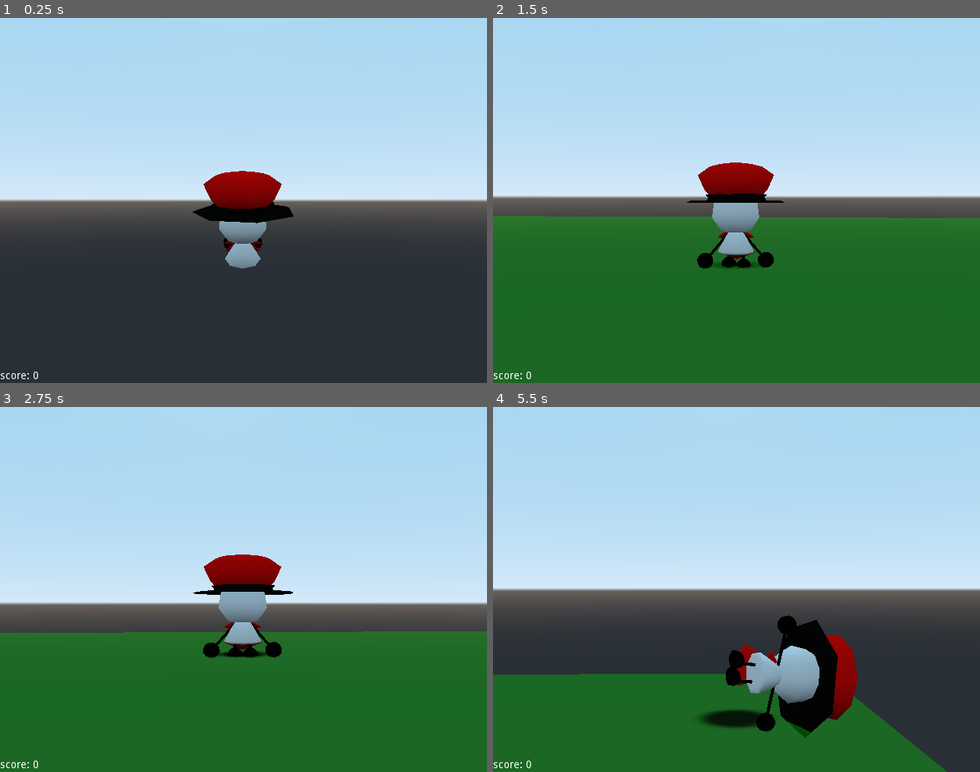
Above: before the commit, frames 1-4 (two rows, left to right).
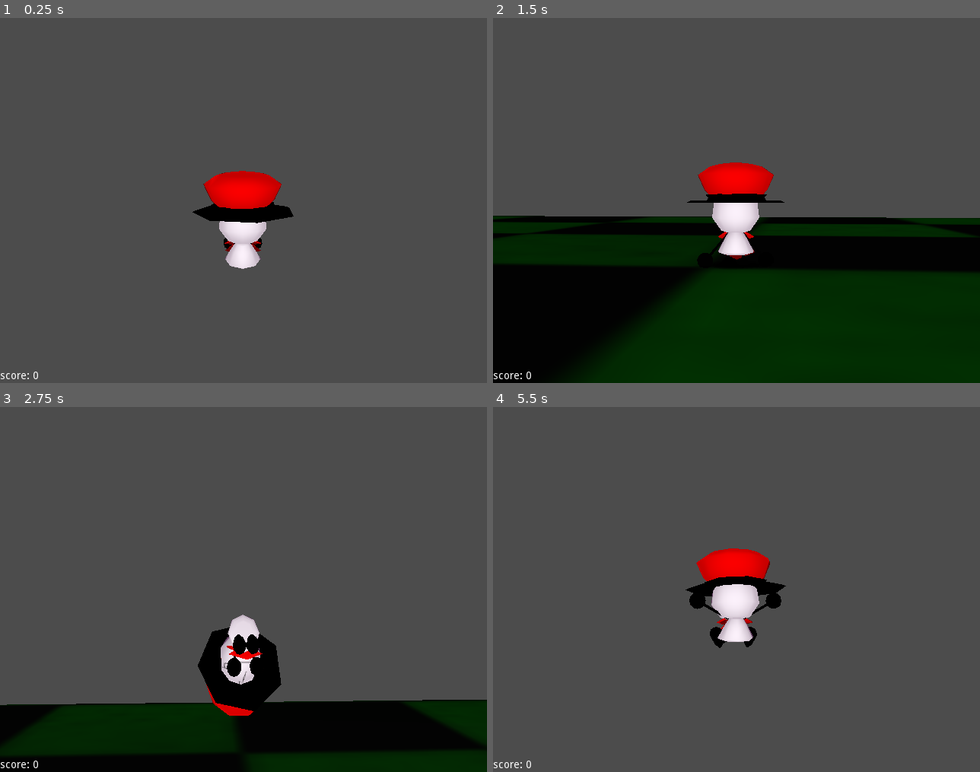
Above: after the commit, the same moments.

Repository: souperthe/Souper123-Adventure-Into-3D-LEGACY
Game: Godot game, scene res://assets/scenes/test.tscn
Same seed, same stepped clock (60 frames per second), same inputs: the game is played once before the commit and once after it.
Inputs (mouse positions are in pixels of both pictures, inside the frame that each line leads up to):
- Up to frame 1 (0.25 s): no input
- Up to frame 2 (1.5 s): move the mouse to (760, 200) at 0.52 s; press the mouse at (760, 200) at 0.53 s; hold W (player_up) from 0.53 s (still down); tap Space (player_jump) at 0.77 s; move the mouse to (712, 200) at 1.27 s; release the mouse at (712, 200) at 1.28 s; right-click (712, 200) at 1.35 s
- Up to frame 3 (2.75 s): keep holding W (player_up); tap Space (player_jump) at 1.52 s; move the mouse to (253, 582) at 2.02 s; hold Shift (player_run) from 2.03 s (still down)
- Up to frame 4 (5.5 s): keep holding W (player_up); move the mouse to (731, 596) at 2.77 s; release Shift (player_run) at 2.78 s; click (731, 596) at 2.85 s; tap Space (player_jump) at 3.02, 3.77, 4.52 s; move the mouse to (775, 593) at 3.52 s; hold Right mouse button (player_action2) 3.53-4.28 s; move the mouse to (697, 585) at 4.27 s; tap Shift (player_run) at 4.35 s; move the mouse to (741, 589) at 5.02 s; press the mouse at (741, 589) at 5.03 s

The runs differ from the first frame. In frame 1, 91% of the frame differs, in the area x 0-100%, y 0-100%; in frame 2, 95%; in frame 3, 93%; in frame 4, 92%.

Commit message:
sdasda

Diff:
--- /dev/null
+++ b/3d game/assets/misc/DirectionalLight.tscn
@@ -0,0 +1,14 @@
+[gd_scene load_steps=2 format=2]
+
+[ext_resource path="res://assets/scripts/DirectionalLight.gd" type="Script" id=1]
+
+[node name="lighting" type="DirectionalLight"]
+transform = Transform( 0.524194, -0.536217, 0.661583, 0, 0.776871, 0.62966, -0.851599, -0.330064, 0.407231, 4.40183, 2.79045, 2.57139 )
+sorting_use_aabb_center = false
+light_energy = 0.822
+light_indirect_energy = 1.511
+light_specular = 0.0
+light_bake_mode = 0
+directional_shadow_mode = 0
+directional_shadow_max_distance = 0.0
+script = ExtResource( 1 )
--- a/3d game/assets/misc/debugtext.tres
+++ b/3d game/assets/misc/debugtext.tres
@@ -1,11 +1,13 @@
-[gd_resource type="SpatialMaterial" format=2]
+[gd_resource type="SpatialMaterial" load_steps=2 format=2]
+
+[ext_resource path="res://assets/images/checkerfloor.png" type="Texture" id=1]
 
 [resource]
-flags_transparent = true
 flags_vertex_lighting = true
 flags_albedo_tex_force_srgb = true
 vertex_color_use_as_albedo = true
 vertex_color_is_srgb = true
-albedo_color = Color( 0, 1, 0, 0.352941 )
+albedo_color = Color( 0, 1, 0, 1 )
+albedo_texture = ExtResource( 1 )
 uv1_triplanar = true
 uv2_triplanar = true
--- /dev/null
+++ b/3d game/assets/misc/world_env.tres
@@ -0,0 +1,15 @@
+[gd_resource type="Environment" format=2]
+
+[resource]
+background_mode = 4
+background_color = Color( 1, 1, 1, 0.960784 )
+background_energy = 0.0
+ambient_light_color = Color( 1, 0.67451, 0.988235, 1 )
+ambient_light_energy = 0.15
+fog_enabled = true
+fog_color = Color( 0, 0, 0, 0.960784 )
+fog_sun_color = Color( 1, 1, 1, 1 )
+fog_depth_begin = 13.0
+fog_depth_end = 500.0
+dof_blur_near_distance = 10.37
+adjustment_enabled = true
--- a/3d game/assets/objects/collide_block.tscn
+++ b/3d game/assets/objects/collide_block.tscn
@@ -11,6 +11,7 @@
 script = ExtResource( 1 )
 
 [node name="CSGBox" type="CSGBox" parent="."]
+use_in_baked_light = true
 width = 2.01
 height = 2.01
 depth = 2.01
--- a/3d game/assets/objects/soupermodel.tscn
+++ b/3d game/assets/objects/soupermodel.tscn
@@ -11,6 +11,7 @@
 [ext_resource path="res://assets/images/souper the texture.png" type="Texture" id=9]
 [ext_resource path="res://assets/scripts/soupermodel.gd" type="Script" id=10]
 [ext_resource path="res://assets/sound/sfx_swoosh.wav" type="AudioStream" id=11]
+[ext_resource path="res://assets/sound/sfx_machready.wav" type="AudioStream" id=12]
 
 [sub_resource type="ArrayMesh" id=16]
 resource_name = "Cylinder.004"
@@ -275,6 +276,18 @@
 "update": 0,
 "values": [ Vector3( -0.00871682, 0.272707, -0.141919 ) ]
 }
+tracks/1/type = "value"
+tracks/1/path = NodePath("../yea:playing")
+tracks/1/interp = 1
+tracks/1/loop_wrap = true
+tracks/1/imported = false
+tracks/1/enabled = true
+tracks/1/keys = {
+"times": PoolRealArray( 0 ),
+"transitions": PoolRealArray( 1 ),
+"update": 0,
+"values": [ false ]
+}
 
 [sub_resource type="Animation" id=33]
 resource_name = "actual jump"
@@ -882,6 +895,334 @@
 "transitions": PoolRealArray( 0.435275, 0.435275 ),
 "update": 0,
 "values": [ Vector3( 1, 1, 1 ), Vector3( 1, 1, 1 ) ]
+}
+
+[sub_resource type="Animation" id=41]
+resource_name = "groundpoundprep"
+length = 4.0
+tracks/0/type = "value"
+tracks/0/path = NodePath("torso/tie:translation")
+tracks/0/interp = 1
+tracks/0/loop_wrap = true
+tracks/0/imported = false
+tracks/0/enabled = true
+tracks/0/keys = {
+"times": PoolRealArray( 0, 2, 3, 4 ),
+"transitions": PoolRealArray( 1, 0.233259, 1, 1 ),
+"update": 0,
+"values": [ Vector3( -0.00871682, 0.272707, -0.141919 ), Vector3( -0.00871682, 0.272707, -0.141919 ), Vector3( -0.00871682, 0.272707, -0.141919 ), Vector3( -0.00871682, 0.272707, -0.141919 ) ]
+}
+tracks/1/type = "value"
+tracks/1/path = NodePath("torso/tie:rotation_degrees")
+tracks/1/interp = 1
+tracks/1/loop_wrap = true
+tracks/1/imported = false
+tracks/1/enabled = true
+tracks/1/keys = {
+"times": PoolRealArray( 0, 2, 3, 4 ),
+"transitions": PoolRealArray( 1, 0.233259, 1, 1 ),
+"update": 0,
+"values": [ Vector3( 0, 0, 0 ), Vector3( 0, 0, 0 ), Vector3( 15, 0, 0 ), Vector3( 15, 0, 0 ) ]
+}
+tracks/2/type = "value"
+tracks/2/path = NodePath("torso/tie:scale")
+tracks/2/interp = 1
+tracks/2/loop_wrap = true
+tracks/2/imported = false
+tracks/2/enabled = true
+tracks/2/keys = {
+"times": PoolRealArray( 0, 2, 3, 4 ),
+"transitions": PoolRealArray( 1, 0.233259, 1, 1 ),
+"update": 0,
+"values": [ Vector3( 1, 1, 1 ), Vector3( 1, 1, 1 ), Vector3( 1, 1, 1 ), Vector3( 1, 1, 1 ) ]
+}
+tracks/3/type = "value"
+tracks/3/path = NodePath("torso:translation")
+tracks/3/interp = 1
+tracks/3/loop_wrap = true
+tracks/3/imported = false
+tracks/3/enabled = true
+tracks/3/keys = {
+"times": PoolRealArray( 0, 2, 3, 4 ),
+"transitions": PoolRealArray( 1, 0.233259, 1, 1 ),
+"update": 0,
+"values": [ Vector3( 0, 0.5, 0 ), Vector3( 0, 0.5, 0 ), Vector3( 0, 0.5, 0 ), Vector3( 0, 0.5, 0 ) ]
+}
+tracks/4/type = "value"
+tracks/4/path = NodePath("torso:rotation_degrees")
+tracks/4/interp = 1
+tracks/4/loop_wrap = true
+tracks/4/imported = false
+tracks/4/enabled = true
+tracks/4/keys = {
+"times": PoolRealArray( 0, 0.6, 1.1, 1.5, 1.6, 2, 3, 4 ),
+"transitions": PoolRealArray( 1, 1, 1, 1000, 1, 0.233259, 1, 1 ),
+"update": 0,
+"values": [ Vector3( 0, 0, 0 ), Vector3( -90, 0, 0 ), Vector3( -180, 0, 0 ), Vector3( -270, 0, 0 ), Vector3( 90, 0, 0 ), Vector3( 0, 0, 0 ), Vector3( 15, 0, 0 ), Vector3( 15, 0, 0 ) ]
+}
+tracks/5/type = "value"
+tracks/5/path = NodePath("torso:scale")
+tracks/5/interp = 1
+tracks/5/loop_wrap = true
+tracks/5/imported = false
+tracks/5/enabled = true
+tracks/5/keys = {
+"times": PoolRealArray( 0, 2, 3, 4 ),
+"transitions": PoolRealArray( 1, 0.233259, 1, 1 ),
+"update": 0,
+"values": [ Vector3( 1, 1, 1 ), Vector3( 1, 1, 1 ), Vector3( 1, 1, 1 ), Vector3( 1, 1, 1 ) ]
+}
+tracks/6/type = "value"
+tracks/6/path = NodePath("torso/head:translation")
+tracks/6/interp = 1
+tracks/6/loop_wrap = true
+tracks/6/imported = false
+tracks/6/enabled = true
+tracks/6/keys = {
+"times": PoolRealArray( 0, 2, 3, 4 ),
+"transitions": PoolRealArray( 1, 0.233259, 1, 1 ),
+"update": 0,
+"values": [ Vector3( 0, 0.332315, 0 ), Vector3( 0, 0.332315, 0 ), Vector3( 0, 0.332315, 0 ), Vector3( 0, 0.332315, 0 ) ]
+}
+tracks/7/type = "value"
+tracks/7/path = NodePath("torso/head:rotation_degrees")
+tracks/7/interp = 1
+tracks/7/loop_wrap = true
+tracks/7/imported = false
+tracks/7/enabled = true
+tracks/7/keys = {
+"times": PoolRealArray( 0, 2, 3, 4 ),
+"transitions": PoolRealArray( 1, 0.233259, 1, 1 ),
+"update": 0,
+"values": [ Vector3( -15, 0, 0 ), Vector3( -15, 0, 0 ), Vector3( -15, 0, 0 ), Vector3( -15, 0, 0 ) ]
+}
+tracks/8/type = "value"
+tracks/8/path = NodePath("torso/head:scale")
+tracks/8/interp = 1
+tracks/8/loop_wrap = true
+tracks/8/imported = false
+tracks/8/enabled = true
+tracks/8/keys = {
+"times": PoolRealArray( 0, 2, 3, 4 ),
+"transitions": PoolRealArray( 1, 0.233259, 1, 1 ),
+"update": 0,
+"values": [ Vector3( 1, 1, 1 ), Vector3( 1, 1, 1 ), Vector3( 1, 1, 1 ), Vector3( 1, 1, 1 ) ]
+}
+tracks/9/type = "value"
+tracks/9/path = NodePath("torso/leftleg:translation")
+tracks/9/interp = 1
+tracks/9/loop_wrap = true
+tracks/9/imported = false
+tracks/9/enabled = true
+tracks/9/keys = {
+"times": PoolRealArray( 0, 2, 3, 4 ),
+"transitions": PoolRealArray( 1, 0.233259, 1, 1 ),
+"update": 0,
+"values": [ Vector3( 0.224, -0.1, -0.5 ), Vector3( 0.224, -0.1, -0.5 ), Vector3( 0.224, -0.3, -0.5 ), Vector3( 0.224, -0.3, -0.5 ) ]
+}
+tracks/10/type = "value"
+tracks/10/path = NodePath("torso/leftleg:rotation_degrees")
+tracks/10/interp = 1
+tracks/10/loop_wrap = true
+tracks/10/imported = false
+tracks/10/enabled = true
+tracks/10/keys = {
+"times": PoolRealArray( 0, 2, 3, 4 ),
+"transitions": PoolRealArray( 1, 0.233259, 1, 1 ),
+"update": 0,
+"values": [ Vector3( -30, 0, 0 ), Vector3( -30, 0, 0 ), Vector3( 90, -0.3, 30 ), Vector3( 90, -0.3, 30 ) ]
+}
+tracks/11/type = "value"
+tracks/11/path = NodePath("torso/leftleg:scale")
+tracks/11/interp = 1
+tracks/11/loop_wrap = true
+tracks/11/imported = false
+tracks/11/enabled = true
+tracks/11/keys = {
+"times": PoolRealArray( 0, 2, 3, 4 ),
+"transitions": PoolRealArray( 1, 0.233259, 1, 1 ),
+"update": 0,
+"values": [ Vector3( 1, 1, 1 ), Vector3( 1, 1, 1 ), Vector3( 1, 1, 1 ), Vector3( 1, 1, 1 ) ]
+}
+tracks/12/type = "value"
+tracks/12/path = NodePath("torso/rightleg:translation")
+tracks/12/interp = 1
+tracks/12/loop_wrap = true
+tracks/12/imported = false
+tracks/12/enabled = true
+tracks/12/keys = {
+"times": PoolRealArray( 0, 2, 3, 4 ),
+"transitions": PoolRealArray( 1, 0.233259, 1, 1 ),
+"update": 0,
+"values": [ Vector3( -0.221, -0.1, -0.5 ), Vector3( -0.221, -0.1, -0.5 ), Vector3( -0.221, -0.3, -0.5 ), Vector3( -0.221, -0.3, -0.5 ) ]
+}
+tracks/13/type = "value"
+tracks/13/path = NodePath("torso/rightleg:rotation_degrees")
+tracks/13/interp = 1
+tracks/13/loop_wrap = true
+tracks/13/imported = false
+tracks/13/enabled = true
+tracks/13/keys = {
+"times": PoolRealArray( 0, 2, 3, 4 ),
+"transitions": PoolRealArray( 1, 0.233259, 1, 1 ),
+"update": 0,
+"values": [ Vector3( -30, 0, 0 ), Vector3( -30, 0, 0 ), Vector3( 90, 0, -30 ), Vector3( 90, 0, -30 ) ]
+}
+tracks/14/type = "value"
+tracks/14/path = NodePath("torso/rightleg:scale")
+tracks/14/interp = 1
+tracks/14/loop_wrap = true
+tracks/14/imported = false
+tracks/14/enabled = true
+tracks/14/keys = {
+"times": PoolRealArray( 0, 2, 3, 4 ),
+"transitions": PoolRealArray( 1, 0.233259, 1, 1 ),
+"update": 0,
+"values": [ Vector3( 1, 1, 1 ), Vector3( 1, 1, 1 ), Vector3( 1, 1, 1 ), Vector3( 1, 1, 1 ) ]
+}
+tracks/15/type = "value"
+tracks/15/path = NodePath("torso/leftarm:transform")
+tracks/15/interp = 1
+tracks/15/loop_wrap = true
+tracks/15/imported = false
+tracks/15/enabled = true
+tracks/15/keys = {
+"times": PoolRealArray( 0, 2, 3, 4 ),
+"transitions": PoolRealArray( 1, 0.233259, 1, 1 ),
+"update": 0,
+"values": [ Transform( 0.150384, 0.0868241, 0.984808, -0.5, 0.866025, 0, -0.852869, -0.492404, 0.173648, 0.2, 0.283246, 0 ), Transform( 0.150384, 0.0868241, 0.984808, -0.5, 0.866025, 0, -0.852869, -0.492404, 0.173648, 0.2, 0.283246, 0 ), Transform( 0.150384, 0.0868241, 0.984808, -0.5, 0.866025, 0, -0.852869, -0.492404, 0.173648, 0.2, 0.283246, 0 ), Transform( 0.150384, 0.0868241, 0.984808, -0.5, 0.866025, 0, -0.852869, -0.492404, 0.173648, 0.2, 0.283246, 0 ) ]
+}
+tracks/16/type = "value"
+tracks/16/path = NodePath("torso/leftarm:translation")
+tracks/16/interp = 1
+tracks/16/loop_wrap = true
+tracks/16/imported = false
+tracks/16/enabled = true
+tracks/16/keys = {
+"times": PoolRealArray( 0, 2, 3, 4 ),
+"transitions": PoolRealArray( 1, 0.233259, 1, 1 ),
+"update": 0,
+"values": [ Vector3( 0.2, 0.283246, 0 ), Vector3( 0.2, 0.283246, 0 ), Vector3( 0.3, 0.1, 0.5 ), Vector3( 0.3, 0.1, 0.5 ) ]
+}
+tracks/17/type = "value"
+tracks/17/path = NodePath("torso/leftarm:rotation_degrees")
+tracks/17/interp = 1
+tracks/17/loop_wrap = true
+tracks/17/imported = false
+tracks/17/enabled = true
+tracks/17/keys = {
+"times": PoolRealArray( 0, 2, 3, 4 ),
+"transitions": PoolRealArray( 1, 0.233259, 1, 1 ),
+"update": 0,
+"values": [ Vector3( 0, 80, -30 ), Vector3( 0, 80, -30 ), Vector3( 0, 80, 10 ), Vector3( 0, 80, 10 ) ]
+}
+tracks/18/type = "value"
+tracks/18/path = NodePath("torso/leftarm:scale")
+tracks/18/interp = 1
+tracks/18/loop_wrap = true
+tracks/18/imported = false
+tracks/18/enabled = true
+tracks/18/keys = {
+"times": PoolRealArray( 0, 2, 3, 4 ),
+"transitions": PoolRealArray( 1, 0.233259, 1, 1 ),
+"update": 0,
+"values": [ Vector3( 1, 1, 1 ), Vector3( 1, 1, 1 ), Vector3( 1, 1, 1 ), Vector3( 1, 1, 1 ) ]
+}
+tracks/19/type = "value"
+tracks/19/path = NodePath("torso/rightarm:translation")
+tracks/19/interp = 1
+tracks/19/loop_wrap = true
+tracks/19/imported = false
+tracks/19/enabled = true
+tracks/19/keys = {
+"times": PoolRealArray( 0, 2, 3, 4 ),
+"transitions": PoolRealArray( 1, 0.233259, 1, 1 ),
+"update": 0,
+"values": [ Vector3( -0.2, 0.283, 0 ), Vector3( -0.2, 0.283, 0 ), Vector3( -0.3, 0.3, 0.5 ), Vector3( -0.3, 0.3, 0.5 ) ]
+}
+tracks/20/type = "value"
+tracks/20/path = NodePath("torso/rightarm:rotation_degrees")
+tracks/20/interp = 1
+tracks/20/loop_wrap = true
+tracks/20/imported = false
+tracks/20/enabled = true
+tracks/20/keys = {
+"times": PoolRealArray( 0, 2, 3, 4 ),
+"transitions": PoolRealArray( 1, 0.233259, 1, 1 ),
+"update": 0,
+"values": [ Vector3( 0, -80, 30 ), Vector3( 0, -80, 30 ), Vector3( 0, -80, 10 ), Vector3( 0, -80, 10 ) ]
+}
+tracks/21/type = "value"
+tracks/21/path = NodePath("torso/rightarm:scale")
+tracks/21/interp = 1
+tracks/21/loop_wrap = true
+tracks/21/imported = false
+tracks/21/enabled = true
+tracks/21/keys = {
+"times": PoolRealArray( 0, 2, 3, 4 ),
+"transitions": PoolRealArray( 1, 0.233259, 1, 1 ),
+"update": 0,
+"values": [ Vector3( 1, 1, 1 ), Vector3( 1, 1, 1 ), Vector3( 1, 1, 1 ), Vector3( 1, 1, 1 ) ]
+}
+tracks/22/type = "value"
+tracks/22/path = NodePath("torso/head/hat:translation")
+tracks/22/interp = 1
+tracks/22/loop_wrap = true
+tracks/22/imported = false
+tracks/22/enabled = true
+tracks/22/keys = {
+"times": PoolRealArray( 0, 2, 3, 4 ),
+"transitions": PoolRealArray( 1, 0.233259, 1, 1 ),
+"update": 0,
+"values": [ Vector3( 0, 0.89978, -0.115541 ), Vector3( 0, 0.89978, -0.115541 ), Vector3( 0, 0.89978, -0.115541 ), Vector3( 0, 0.89978, -0.115541 ) ]
+}
+tracks/23/type = "value"
+tracks/23/path = NodePath("torso/head/hat:rotation_degrees")
+tracks/23/interp = 1
+tracks/23/loop_wrap = true
+tracks/23/imported = false
+tracks/23/enabled = true
+tracks/23/keys = {
+"times": PoolRealArray( 0, 2, 3, 4 ),
+"transitions": PoolRealArray( 1, 0.233259, 1, 1 ),
+"update": 0,
+"values": [ Vector3( 0, 0, 0 ), Vector3( 0, 0, 0 ), Vector3( 0, 0, 0 ), Vector3( 0, 0, 0 ) ]
+}
+tracks/24/type = "value"
+tracks/24/path = NodePath("torso/head/hat:scale")
+tracks/24/interp = 1
+tracks/24/loop_wrap = true
+tracks/24/imported = false
+tracks/24/enabled = true
+tracks/24/keys = {
+"times": PoolRealArray( 0, 2, 3, 4 ),
+"transitions": PoolRealArray( 1, 0.233259, 1, 1 ),
+"update": 0,
+"values": [ Vector3( 1, 1, 1 ), Vector3( 1, 1, 1 ), Vector3( 1, 1, 1 ), Vector3( 1, 1, 1 ) ]
+}
+tracks/25/type = "value"
+tracks/25/path = NodePath("../swoosh:playing")
+tracks/25/interp = 1
+tracks/25/loop_wrap = true
+tracks/25/imported = false
+tracks/25/enabled = true
+tracks/25/keys = {
+"times": PoolRealArray(  ),
+"transitions": PoolRealArray(  ),
+"update": 1,
+"values": [  ]
+}
+tracks/26/type = "value"
+tracks/26/path = NodePath("../yea:playing")
+tracks/26/interp = 1
+tracks/26/loop_wrap = true
+tracks/26/imported = false
+tracks/26/enabled = true
+tracks/26/keys = {
+"times": PoolRealArray( 0 ),
+"transitions": PoolRealArray( 1 ),
+"update": 1,
+"values": [ true ]
 }
 
 [sub_resource type="Animation" id=29]
@@ -2685,6 +3026,7 @@
 anims/RESET = SubResource( 28 )
 "anims/actual jump" = SubResource( 33 )
 anims/fall = SubResource( 35 )
+anims/groundpoundprep = SubResource( 41 )
 anims/idle = SubResource( 29 )
 anims/idlenew = SubResource( 30 )
 "anims/idlenew 2" = SubResource( 31 )
@@ -2712,3 +3054,11 @@
 out_of_range_mode = 1
 bus = "SFX"
 attenuation_filter_db = 0.0
+
+[node name="yea" type="AudioStreamPlayer3D" parent="."]
+stream = ExtResource( 12 )
+unit_size = 15.0
+max_db = -3.33
+out_of_range_mode = 1
+bus = "SFX"
+attenuation_filter_db = 0.0
--- a/3d game/assets/scenes/test.tscn
+++ b/3d game/assets/scenes/test.tscn
@@ -1,11 +1,17 @@
-[gd_scene load_steps=5 format=2]
+[gd_scene load_steps=7 format=2]
 
 [ext_resource path="res://assets/objects/collide_block.tscn" type="PackedScene" id=1]
 [ext_resource path="res://assets/objects/player.tscn" type="PackedScene" id=2]
 [ext_resource path="res://assets/objects/collectable.tscn" type="PackedScene" id=3]
 [ext_resource path="res://assets/objects/collide_slope.tscn" type="PackedScene" id=4]
+[ext_resource path="res://assets/misc/world_env.tres" type="Environment" id=5]
+[ext_resource path="res://assets/misc/DirectionalLight.tscn" type="PackedScene" id=6]
 
 [node name="Spatial" type="Spatial"]
+
+[node name="DirectionalLight" parent="." instance=ExtResource( 6 )]
+transform = Transform( 1, 0, 0, 0, 0.866025, 0.5, 0, -0.5, 0.866025, 0, 20, 0 )
+target = NodePath("../player")
 
 [node name="player" parent="." instance=ExtResource( 2 )]
 transform = Transform( 1, 0, 0, 0, 1, 0, 0, 0, 1, -0.0262222, 26.792, -0.136846 )
@@ -39,3 +45,6 @@
 
 [node name="collide5" parent="." instance=ExtResource( 1 )]
 transform = Transform( 5, 0, 0, 0, 5, 0, 0, 0, 10, 44, 0, -18 )
+
+[node name="WorldEnvironment" type="WorldEnvironment" parent="."]
+environment = ExtResource( 5 )
--- /dev/null
+++ b/3d game/assets/scripts/DirectionalLight.gd
@@ -0,0 +1,22 @@
+extends DirectionalLight
+
+
+export (NodePath) var target
+onready var realtarget = get_node(target)
+var thing = 60
+# Declare member variables here. Examples:
+# var a = 2
+# var b = "text"
+
+
+# Called when the node enters the scene tree for the first time.
+func _ready():
+	pass # Replace with function body.
+
+
+# Called every frame. 'delta' is the elapsed time since the previous frame.
+func _process(_delta):
+	#look_at(realtarget.global_transform.origin, Vector3.UP)
+	translation = realtarget.translation
+	rotation = realtarget.camera.rotation
+	pass
--- a/3d game/assets/scripts/player.gd
+++ b/3d game/assets/scripts/player.gd
@@ -11,7 +11,9 @@
 var minangle = -80
 var grounded = false
 var movespeed = 20
+onready var model = $soupermodel
 var gravity = 1
+onready var camera = $camera
 var jumpheight = 25
 var doland = false
 
@@ -19,7 +21,8 @@
 	normal,
 	jump,
 	punch,
-	wallbounce
+	wallbounce,
+	gp_prep
 }
 var state = states.wallbounce
 var dropshadow_distance = 0
@@ -107,18 +110,23 @@
 				if key_jump2:
 					$bounce.play()
 					$land.play()
-					$soupermodel/AnimationPlayer.play("jump")
+					$soupermodel/AnimationPlayer.play("actual jump")
 					state = states.wallbounce
 					$soupermodel/root/limb.playback_speed = 3
 					$soupermodel/root/limb.play("spin")
 					velocity.y = jumpheight * 1.5
 					velocity.x = -velocity.x
 					velocity.z = -velocity.z
-			if $soupermodel/root/limb.current_animation != ("actual jump"):
+			if key_run:
+				$soupermodel/root/limb.playback_speed = 1
+				$soupermodel/root/limb.play("groundpoundprep")
+				state = states.gp_prep
+				velocity.y = jumpheight * 2
+			if $soupermodel/root/limb.current_animation != ("actual jump") and $soupermodel/root/limb.current_animation != ("groundpoundprep"):
 				$soupermodel/root/limb.play("fall")
 			snapvector = Vector3.UP
-			velocity.x = lerp(velocity.x, movex * movespeed, 1 * delta)
-			velocity.z = lerp(velocity.z, movez * movespeed, 1 * delta)
+			velocity.x = lerp(velocity.x, movex * movespeed, 5 * delta)
+			velocity.z = lerp(velocity.z, movez * movespeed, 5 * delta)
 			if not is_on_floor():
 				velocity.y -= gravity
 			if grounded:
@@ -130,6 +138,11 @@
 				state = states.normal
 				velocity.y -= 10
 		states.wallbounce:
+			if key_run:
+				$soupermodel/root/limb.playback_speed = 1
+				$soupermodel/root/limb.play("groundpoundprep")
+				state = states.gp_prep
+				velocity.y = jumpheight * 2
 			$soupermodel/root/limb.playback_speed = 15
 			$soupermodel/root/limb.play("spin")
 			snapvector = Vector3.UP
@@ -158,6 +171,20 @@
 				$soupermodel.rotation.z = rand_range(180,-180)
 				$soupermodel.rotation.x = rand_range(180,-180)
 				$soupermodel.rotation.y = rand_range(180,-180)
+		states.gp_prep:
+			velocity.x = lerp(velocity.x, 0, 5 * delta)
+			velocity.z = lerp(velocity.z, 0, 5 * delta)
+			snapvector = Vector3.UP
+			$soupermodel/root/limb.playback_speed = 7
+			velocity.y -= gravity * 4
+			if is_on_floor():
+				$bounce.play()
+				$land.play()
+				$soupermodel/AnimationPlayer.play("actual jump")
+				state = states.wallbounce
+				$soupermodel/root/limb.playback_speed = 3
+				$soupermodel/root/limb.play("spin")
+				velocity.y = jumpheight * 1.5
 	move_and_slide_with_snap(velocity, snapvector, Vector3.UP, true)
 
 
--- a/3d game/project.godot
+++ b/3d game/project.godot
@@ -99,7 +99,6 @@
 
 [rendering]
 
-quality/driver/driver_name="GLES2"
 vram_compression/import_etc=true
 vram_compression/import_etc2=false
 environment/default_environment="res://default_env.tres"
Not shown, changed: 3d game/assets/images/animated/placeholder/collectablepizza_0001.png.import
Not shown, changed: 3d game/assets/images/animated/placeholder/collectablepizza_0002.png.import
Not shown, changed: 3d game/assets/images/animated/placeholder/collectablepizza_0003.png.import
Not shown, changed: 3d game/assets/images/animated/placeholder/collectablepizza_0004.png.import
Not shown, changed: 3d game/assets/images/animated/placeholder/collectablepizza_0005.png.import
Not shown, changed: 3d game/assets/images/animated/placeholder/collectablepizza_0006.png.import
Not shown, changed: 3d game/assets/images/animated/placeholder/collectablepizza_0007.png.import
Not shown, changed: 3d game/assets/images/animated/placeholder/collectablepizza_0008.png.import
Not shown, changed: 3d game/assets/images/checkerfloor.png.import
Not shown, changed: 3d game/assets/images/shadow.png.import
Not shown, changed: 3d game/assets/images/souper eyes.png.import
Not shown, changed: 3d game/assets/images/souper mouth.png.import
(and 4 more such lines)
